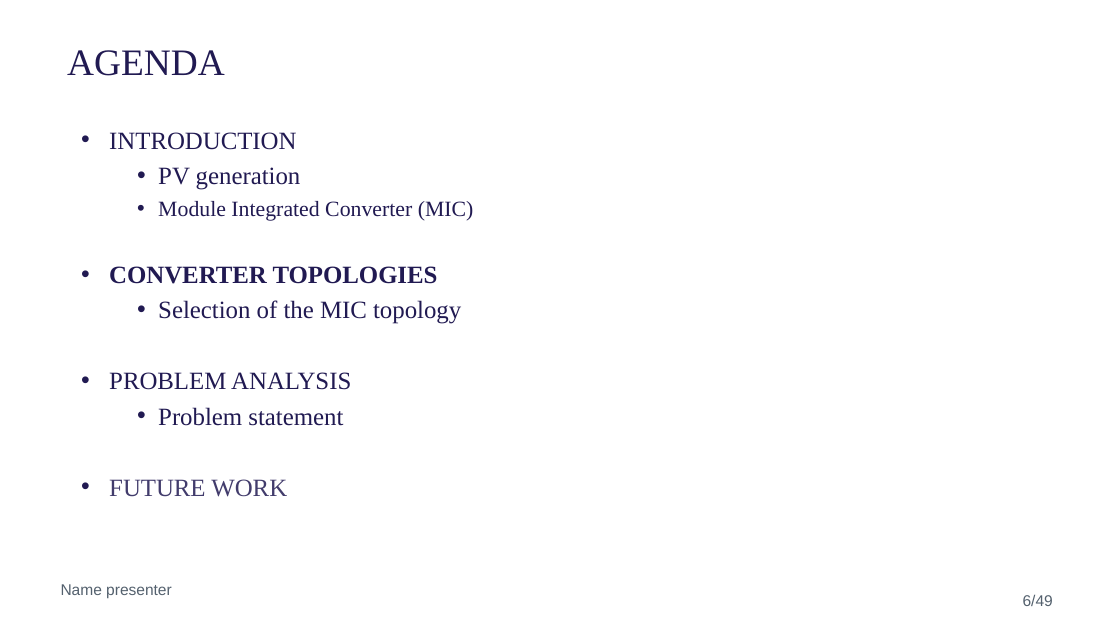
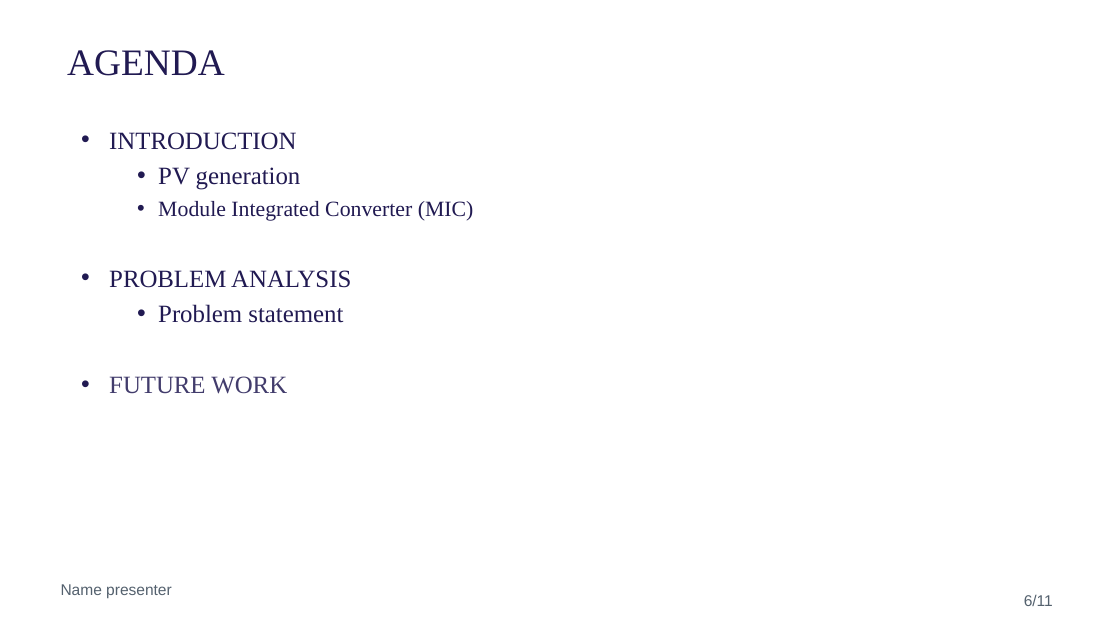
Before and after one commit to NicolaiFransen/Semester-Project-PED1, a slide deck: slide 6 of Reports/Presentation_P0_11_10.pptx. Drawn at 1120x630 pixels with LibreOffice and Linux fonts; fonts in the diff are those of the drawing; background and template pictures are left out. Boxes give left, top, right and bottom in pixels: in the first picture for what was removed or moved away, otherwise in the second. Text is boxed around its words. In the diff, an @@ line names an element or a change of style, - is before the commit and + after.

```diff
--- a/Reports/Presentation_P0_11_10.pptx
+++ b/Reports/Presentation_P0_11_10.pptx
@@ text at [109, 266, 461, 324]: paragraphs removed @@
-• CONVERTER TOPOLOGIES
-  • Selection of the MIC topology
@@ page number at [1024, 595, 1053, 606]: text changed @@
-6/49
+6/11
```
Also in this commit, not shown: 7 other slides changed, 1 slide added.
